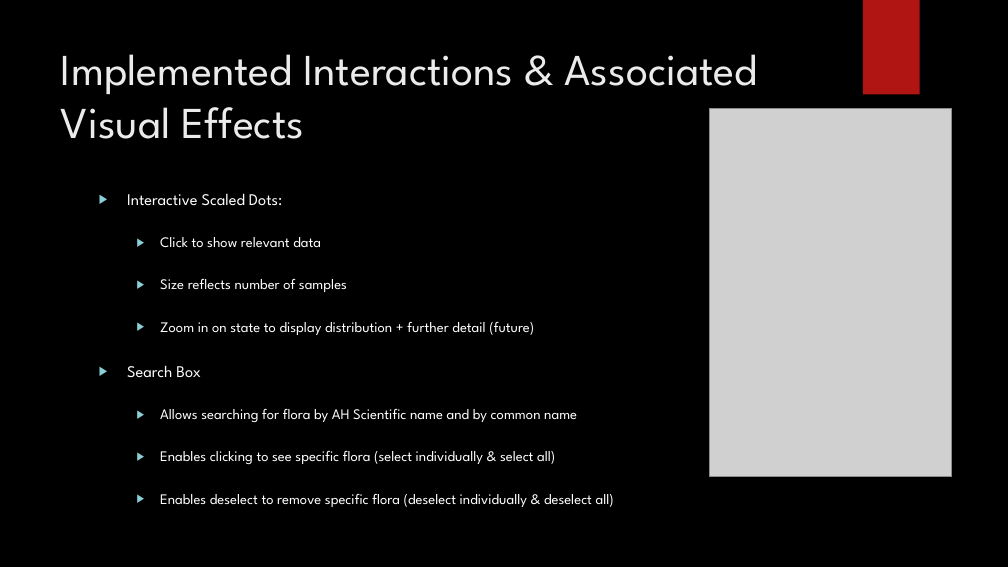
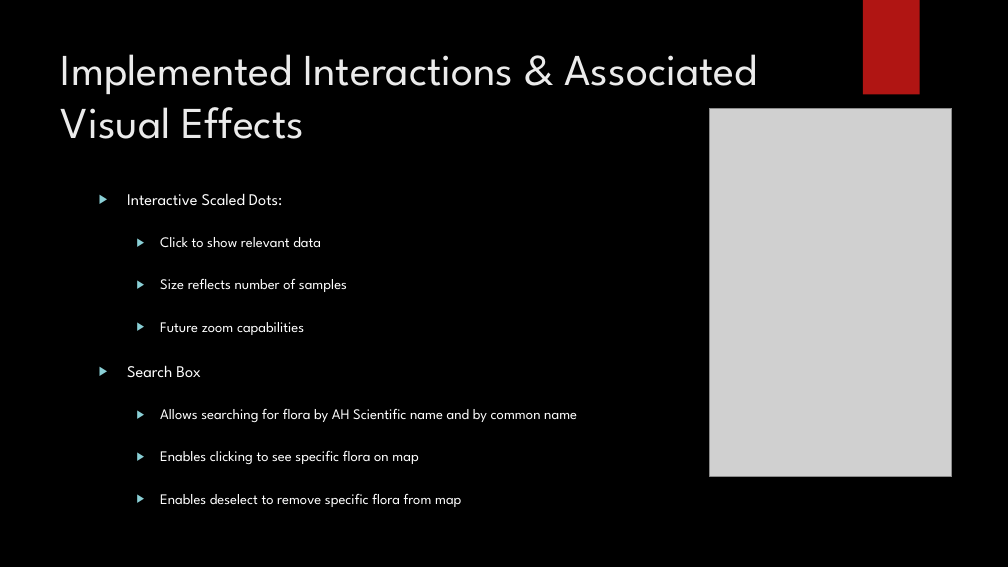
Before and after one commit to tuckergordon/furbish_project, a slide deck: slide 5 of FinalProjectPresentation.pptx. Drawn at 1008x567 pixels with LibreOffice and Linux fonts; fonts in the diff are those of the drawing; grey boxes stand for pictures; background and template pictures are left out. Boxes give left, top, right and bottom in pixels: in the first picture for what was removed or moved away, otherwise in the second. Text is boxed around its words. In the diff, an @@ line names an element or a change of style, - is before the commit and + after.

```diff
--- a/FinalProjectPresentation.pptx
+++ b/FinalProjectPresentation.pptx
@@ text at <box>160,322,304,335</box>: text changed @@
-  ▶ Zoom in on state to display distribution + further detail (future)
+  ▶ Future zoom capabilities
@@ text at <box>160,451,461,507</box>: text changed @@
-  ▶ Enables clicking to see specific flora (select individually & select all)
-  ▶ Enables deselect to remove specific flora (deselect individually & deselect all)
+  ▶ Enables clicking to see specific flora on map
+  ▶ Enables deselect to remove specific flora from map
```
Also in this commit, not shown: 3 other slides changed, 2 other files.
